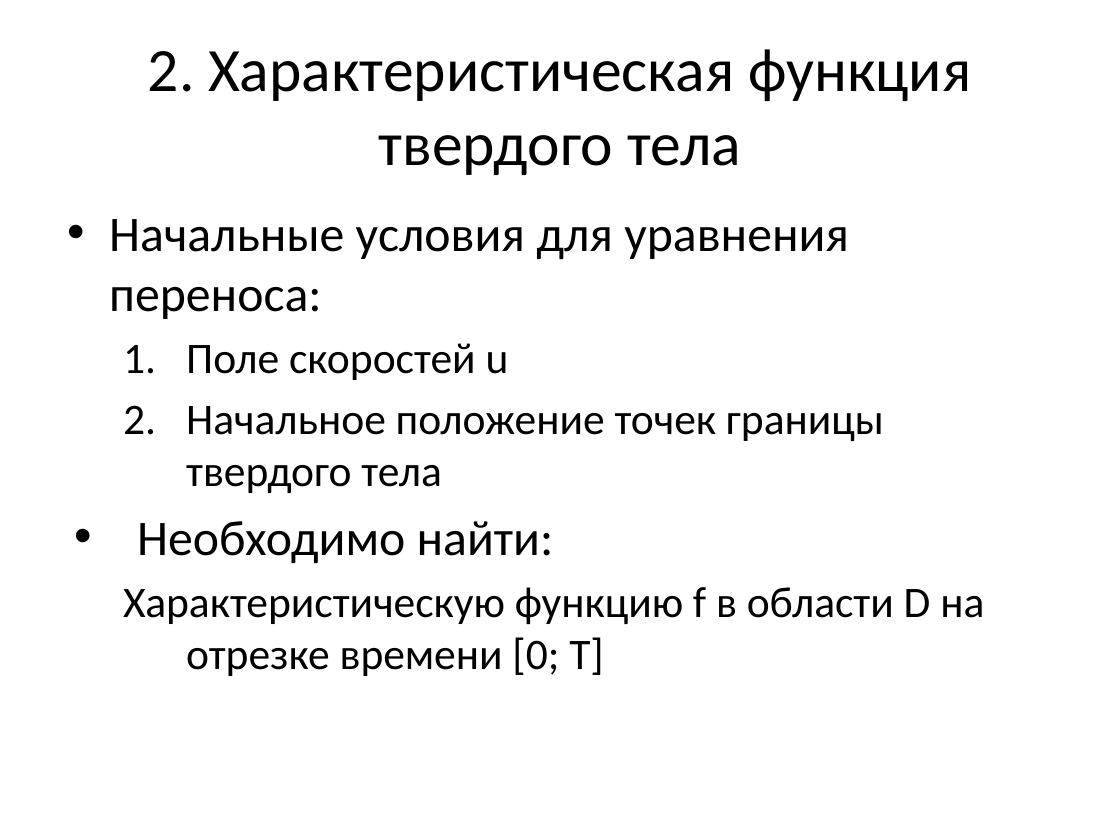
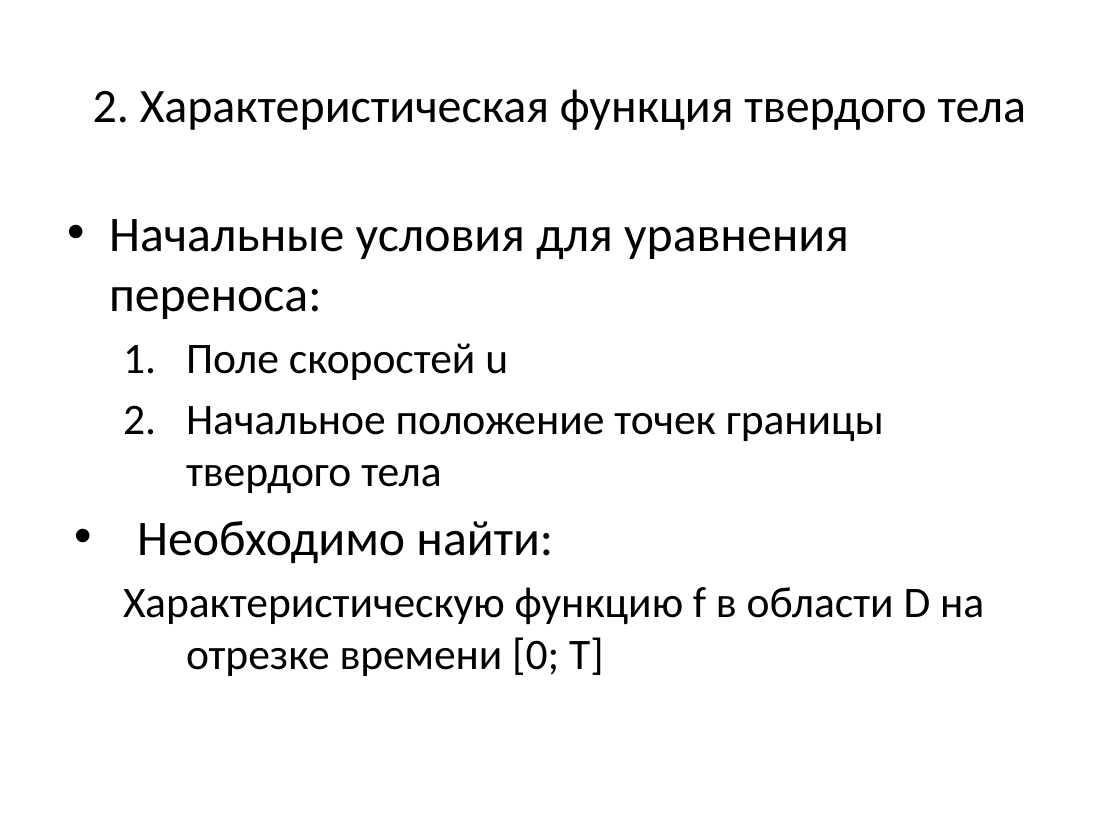
Before and after one commit to GSench/DigitalGeometry, a slide deck: slide 9 of Documents/PreviousWorks/Курсовая работа 5 курс/Presentation/Численное решение уравнения переноса.pptx. Drawn at 1120x840 pixels with LibreOffice and Linux fonts; fonts in the diff are those of the drawing. Boxes give left, top, right and bottom in pixels: in the first picture for what was removed or moved away, otherwise in the second. Text is boxed around its words. In the diff, an @@ line names an element or a change of style, - is before the commit and + after.

```diff
--- a/Documents/PreviousWorks/Курсовая работа 5 курс/Presentation/Численное решение уравнения переноса.pptx
+++ b/Documents/PreviousWorks/Курсовая работа 5 курс/Presentation/Численное решение уравнения переноса.pptx
@@ text "2. Характеристическая функция твердого тела" at (x1=93, y1=89, x2=1027, y2=130): size 39.6 to 30.8 pt @@
```
Also in this commit, not shown: 30 other slides changed, 30 other files.
